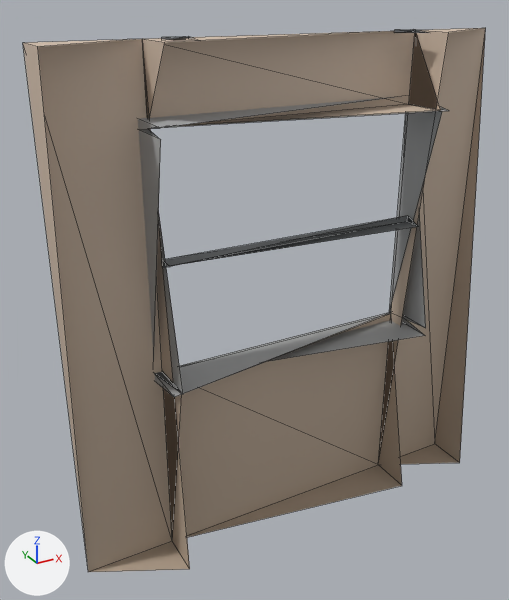
The glTF model models/kit/windowWall_regocrete_meshin.glb, before and after one commit.
Both versions are drawn from a 50 mm camera at (-1.5, -2.33, 2.35) aimed at (-0.16, 0.1, 1.13). The axes (+X, +Y, +Z) are drawn at lower left. The lights are the same throughout. The first picture is the older version. Mesh edges are drawn as thin lines. Vertices at exactly the same position are counted once.

Objects in the first picture: 'windowWall_regocrete_meshin'.
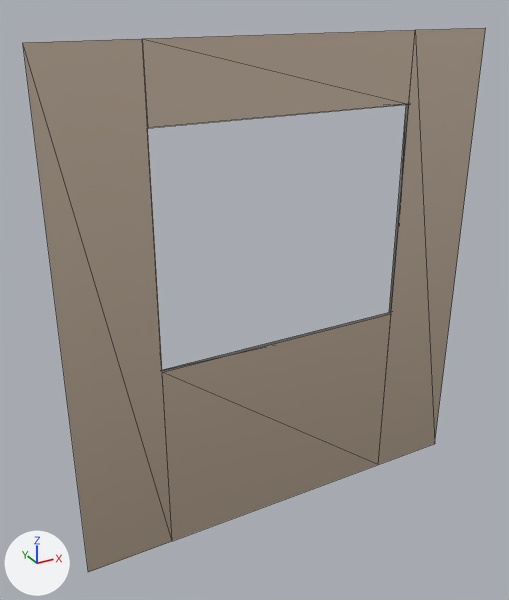
Location of each change, (x1, y1, x2, y2) in pixels of the pictures (509 x 600 px):
part 1 of me_base, deleted: before (394, 29, 428, 33)
part 2 of me_base, deleted: before (162, 36, 194, 40)
part 3 of me_base, deleted: before (162, 216, 419, 267)
part 4 of me_base, deleted: before (23, 28, 485, 572)

The change, as a list of edits to the scene's bpy script:
```text
Change me_base:
    used by ob_windowwall_regocrete_meshin; location = (0.0, 0.0, 0.0)
    remove me_base.from_pydata(...)  # 58 vertices, 66 faces; spans x -1.0..1.0, y -0.11..0.11, z 0.0..2.21
    add me_base.from_pydata(...)  # 24 vertices, 16 faces; spans x -1.0..1.0, y 0.1..0.11, z 0.0..2.2
    me_base part 1: the loose piece of 6 vertices spanning x 0.45..0.55, y -0.05..0.05, z 2.2..2.21 is deleted
    me_base part 2: the loose piece of 6 vertices spanning x -0.55..-0.45, y -0.05..0.05, z 2.2..2.21 is deleted
    me_base part 3: the loose piece of 6 vertices spanning x -0.6..0.6, y -0.04..0.04, z 1.38..1.41 is deleted
    me_base part 4
    16 vertices are removed from x -1.0..1.0, y -0.11..-0.1, z 0.0..2.2
    32 faces are deleted
```
